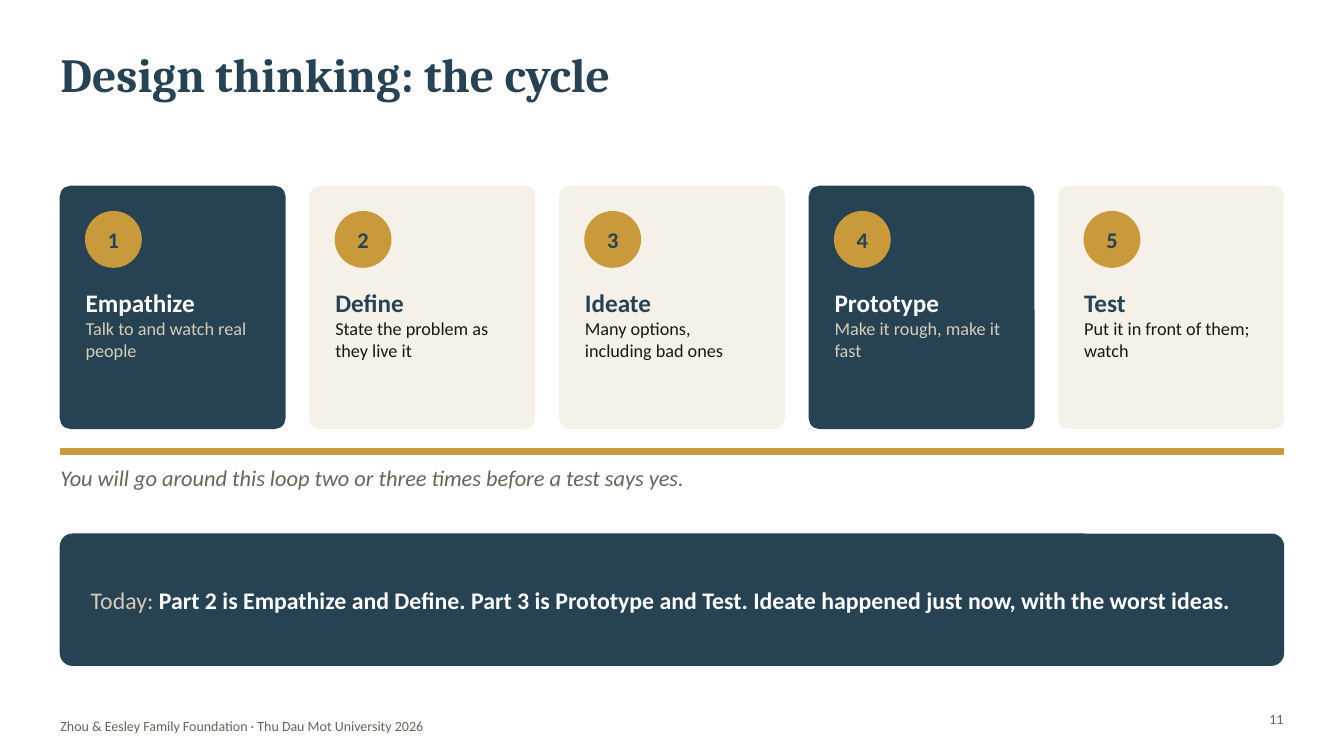
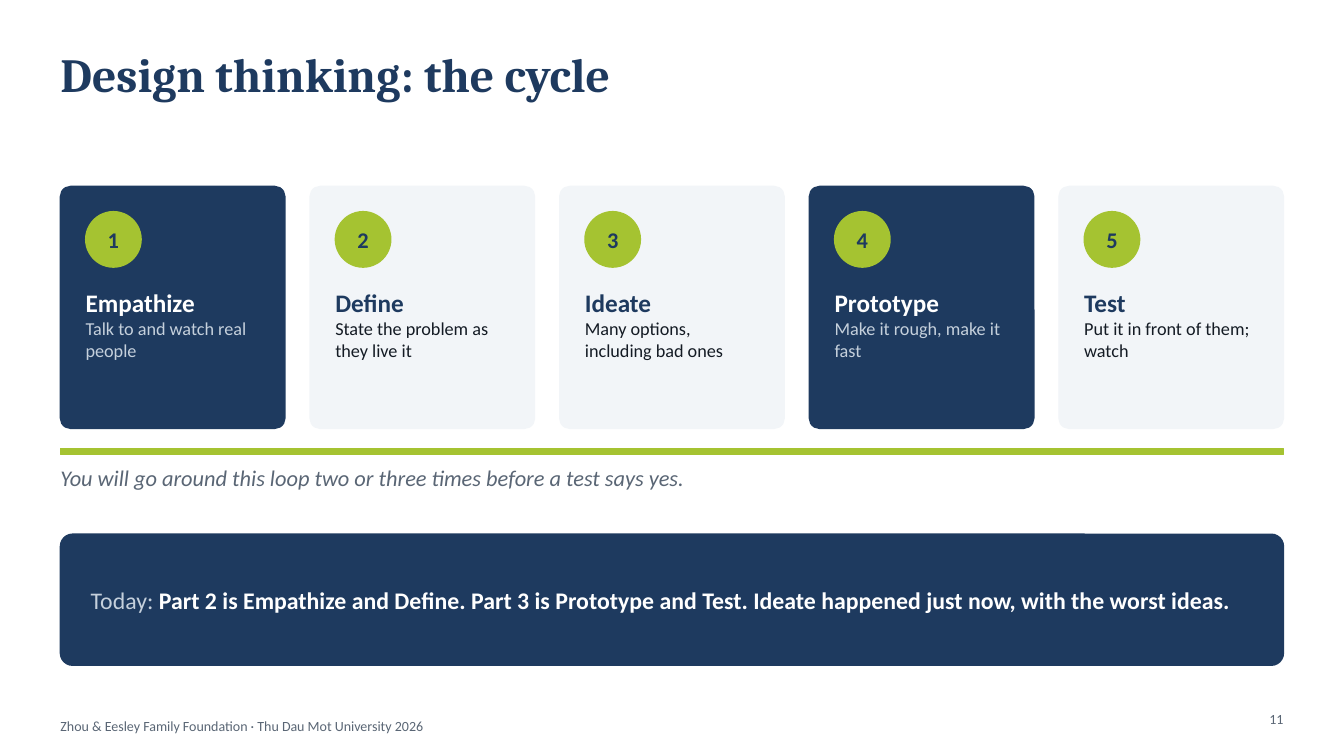
Before and after one commit to nnj24xbfp8-wq/projectkla, a slide deck: slide 11 of decks/Eesley_TDMU_Vietnam_Dec18.pptx. Drawn at 1344x756 pixels with LibreOffice and Linux fonts; fonts in the diff are those of the drawing; background and template pictures are left out. Boxes give left, top, right and bottom in pixels: in the first picture for what was removed or moved away, otherwise in the second. Text is boxed around its words. In the diff, an @@ line names an element or a change of style, - is before the commit and + after.

```diff
--- a/decks/Eesley_TDMU_Vietnam_Dec18.pptx
+++ b/decks/Eesley_TDMU_Vietnam_Dec18.pptx
@@ fill #F5F1E8 to #F2F5F8; outline #F5F1E8 1 pt to #F2F5F8 1 pt in 3 elements at [311, 187, 535, 429], [560, 187, 784, 429], [1060, 187, 1285, 429] @@
@@ text colour #264253 to #1E3A5F in 5 elements at [108, 233, 119, 248], [357, 233, 368, 248], [607, 233, 618, 248], [857, 233, 868, 248], [1106, 233, 1117, 248] @@
@@ text "Define" at [335, 294, 488, 360]: text colour #264253 to #1E3A5F in "Define"; text colour #1A1614 to #141B24 in "State the problem as they live it" @@
@@ text "Ideate" at [585, 294, 723, 360]: text colour #264253 to #1E3A5F in "Ideate"; text colour #1A1614 to #141B24 in "Many options, including bad ones" @@
@@ text "Test" at [1084, 295, 1249, 357]: text colour #264253 to #1E3A5F in "Test"; text colour #1A1614 to #141B24 in "Put it in front of them; watch" @@
@@ text at [86, 322, 246, 360]: text colour #D6CDB8 to #C5D0DC in "Talk to and watch real people" @@
@@ text at [835, 322, 1000, 357]: text colour #D6CDB8 to #C5D0DC in "Make it rough, make it fast" @@
@@ fill #C89A3C to #A5C331; outline #C89A3C 1 pt to #A5C331 1 pt in 6 elements at [86, 212, 141, 267], [336, 212, 391, 267], [585, 212, 640, 267], [835, 212, 890, 267], [1085, 212, 1140, 267], [60, 449, 1284, 455] @@
@@ fill #264253 to #1E3A5F; outline #264253 1 pt to #1E3A5F 1 pt in 3 elements at [60, 187, 285, 429], [810, 187, 1034, 429], [60, 534, 1284, 665] @@
@@ text "Today: Part 2 is Empathize ..." at [91, 592, 1229, 613]: text colour #D6CDB8 to #C5D0DC in "Today:" @@
@@ text colour #6B6358 to #5A6675 in 3 elements at [60, 470, 684, 490], [1269, 715, 1283, 724], [60, 721, 423, 733] @@
```
Also in this commit, not shown: 35 other slides changed, 6 other files.
